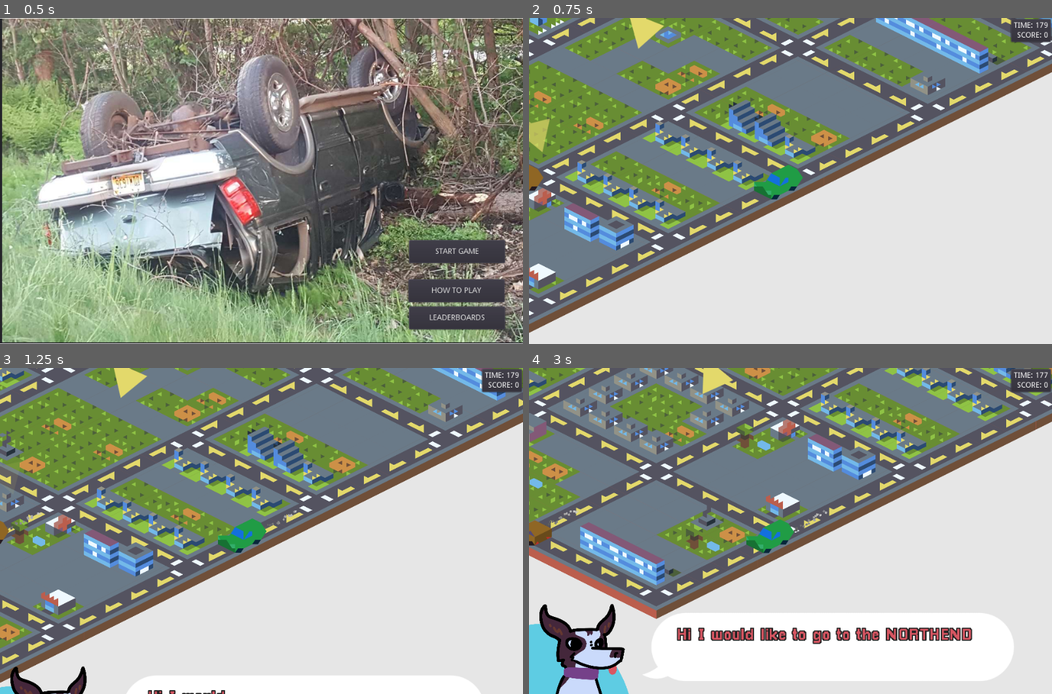
Above: before the commit, frames 1-4 (two rows, left to right).
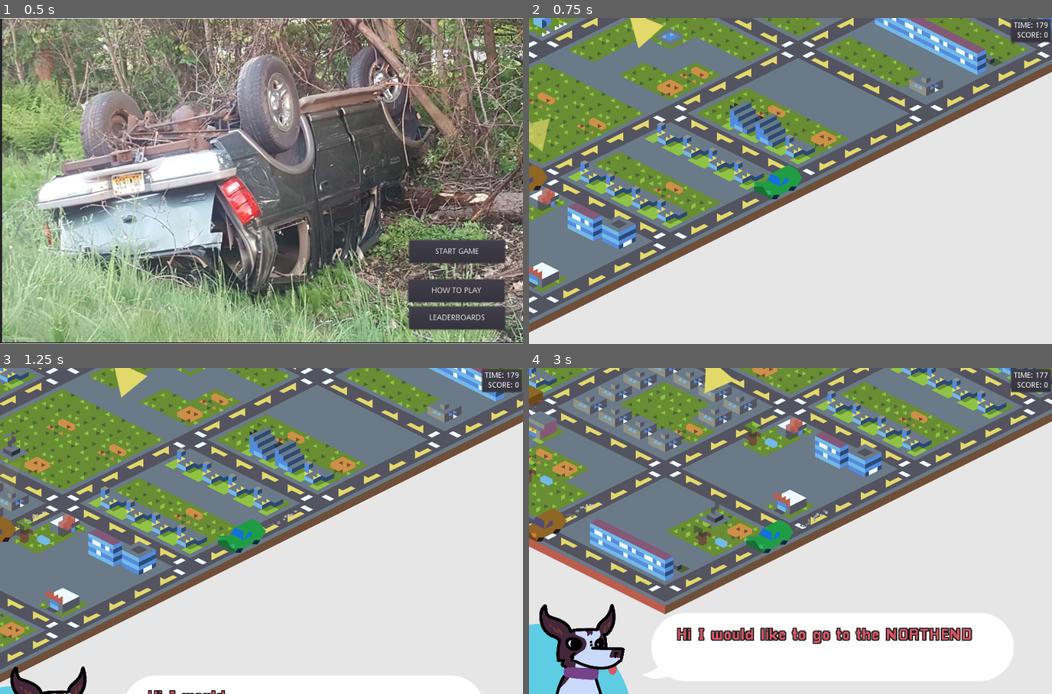
Above: after the commit, the same moments.

Repository: DevinPentecost/gmtkjam-2019
Game: Godot game, scene res://main_scenes/main_menu.tscn
The game is run twice, just before and just after one commit, with the same random seed, the same clock (stepped at 60 frames per second) and the same inputs. Sound files missing from this copy of the repository are replaced by a short silence.
Inputs (mouse positions are in pixels of both pictures, inside the frame that each line leads up to):
- Up to frame 1 (0.5 s): no input
- Up to frame 2 (0.75 s): click "START GAME" at 0.5 s
- Up to frame 3 (1.25 s): no input
- Up to frame 4 (3 s): tap Enter at 1.25 s; move the mouse to (905, 514) at 1.27 s; hold Right (player_turn_right) 1.28-2.03 s; hold Up (player_turn_straight) 1.28-2.03 s; click (905, 514) at 1.42 s; move the mouse to (685, 547) at 2.02 s; hold Left (player_turn_left) 2.03-2.78 s; tap Up (player_turn_straight) at 2.1 s; move the mouse to (842, 459) at 2.77 s; hold Right (player_turn_right) from 2.78 s (still down); hold Up (player_turn_straight) from 2.78 s (still down)

Frame 1 is identical in both runs. In frame 2, 12% of the frame differs, in the area x 0-100%, y 0-97%; in frame 3, 13%; in frame 4, 23%, in the area x 0-100%, y 0-77%.

Commit message:
Random 10% adjustment to all car speeds

Diff:
--- a/project/objects/car/Car.gd
+++ b/project/objects/car/Car.gd
@@ -34,6 +34,13 @@
 
 # Called when the node enters the scene tree for the first time.
 func _ready():
+
+	# Adjust the speed by some amount
+	var adjust_percent = randi() % 20
+	adjust_percent = adjust_percent - 10
+	adjust_percent = 100 + adjust_percent
+	adjust_percent = adjust_percent / 100.0
+	speed = speed * adjust_percent
 
 	#Process along with physics for the sake of collision
 	set_physics_process(true)
